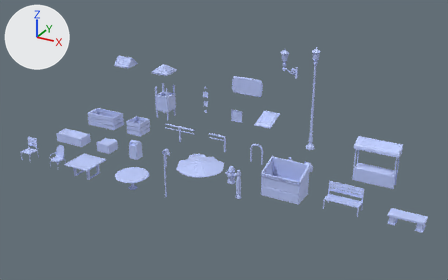
The FBX model F2F Project/Assets/Models/StreetProps.fbx as it was, and as the next commit left it.
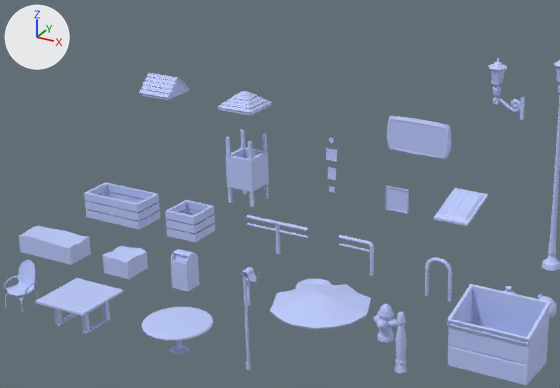
There are two pictures of each version: one whole from a camera (50 mm lens) standing at (0.134, -0.192, 0.148) and looking at (-0.009, 0.069, 0.018), one close up on the part from 11% to 70% of the width and 7% to 74% of the height. Lighting does not change. The marker at upper left points along +X, +Y and +Z. Where no turn or scale is listed for an object, it has been applied to the vertices. Vertices at the same position are counted once.

In view in the first close-up: 'BoxSoilBig', 'Dumpster', 'DumpsterLid', 'InfoStall', 'RoundTable', 'Sign', 'SquareSmallRoof', 'TriangleSmallRoof', 'UmbrellaOpen', 'WoodCrate', 'WoodCrateLong', 'WoodTable'.
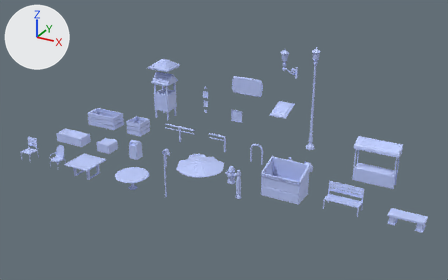
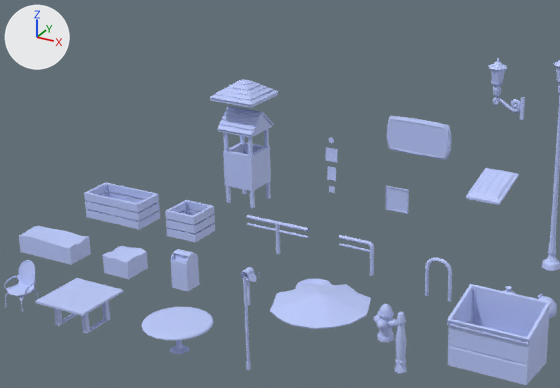
Where the newer file only moved an object's origin or applied its transform, the numbers keep the older frame.

The edits, one by one:
me_mesh_015 has 64 vertices, 54 faces and spans x -0.0046..0.0046, y -0.0046..0.0046, z 0.0..0.021.
me_mesh_015 is used by ob_infostall; location (-0.08, 0.12, 0.0).
me_mesh_015 part 4: the whole mesh is scaled about the mesh origin by 1.1.
me_mesh_011 has 86 vertices, 80 faces and spans x -0.00559..0.00559, y -0.00554..0.00554, z -0.00052..0.00585.
me_mesh_011 is used by ob_trianglesmallroof; location (-0.11, 0.12, 0.03).
me_mesh_011 part 2: the whole mesh is scaled about its middle by 1.1, then moved by (0.0, 0.0, 0.00337).
me_mesh_012 has 221 vertices, 173 faces and spans x -0.006..0.006, y -0.00614..0.00614, z -0.00062..0.00491.
me_mesh_012 is used by ob_squaresmallroof; location (-0.08, 0.12, 0.03).
me_mesh_012 part 1: the whole mesh is multiplied about its middle by the matrix ((1.268, 0.0, 0.0), (0.0, 1.268, 0.0), (0.0, 0.0, 1.1)), then moved by (0.0, 0.0, 0.00329).
me_mesh_009 has 132 vertices, 130 faces and spans x -0.01019..0.00001, y -0.01252..0.00053, z -0.00407..0.00098.
me_mesh_009 is used by ob_dumpsterlid; location (0.0, 0.12, 0.016).
me_mesh_009 part 3: the whole mesh is moved by (0.0051, -0.00053, -0.00018).
Object 'TriangleSmallRoof' (ob_trianglesmallroof) moves from (-0.11, 0.12, 0.03) to (-0.08, 0.12, 0.02).
Object 'DumpsterLid' (ob_dumpsterlid) moves from (0.0, 0.12, 0.016) to (0.0, 0.13, 0.02).

Location of each change, (x1, y1, x2, y2) in pixels of the close-ups (560 x 388 px):
'InfoStall', mesh rescaled (11% wider)
    before: (226, 130, 269, 207)
    after: (223, 129, 271, 208)
'DumpsterLid', moved
    before: (434, 188, 488, 226)
    after: (466, 168, 519, 205)
'TriangleSmallRoof', mesh rescaled, moved (12% wider, 14% taller)
    before: (139, 73, 189, 100)
    after: (218, 106, 274, 137)
'SquareSmallRoof', reshaped (27% wider, 16% taller)
    before: (218, 91, 272, 115)
    after: (210, 79, 279, 107)
